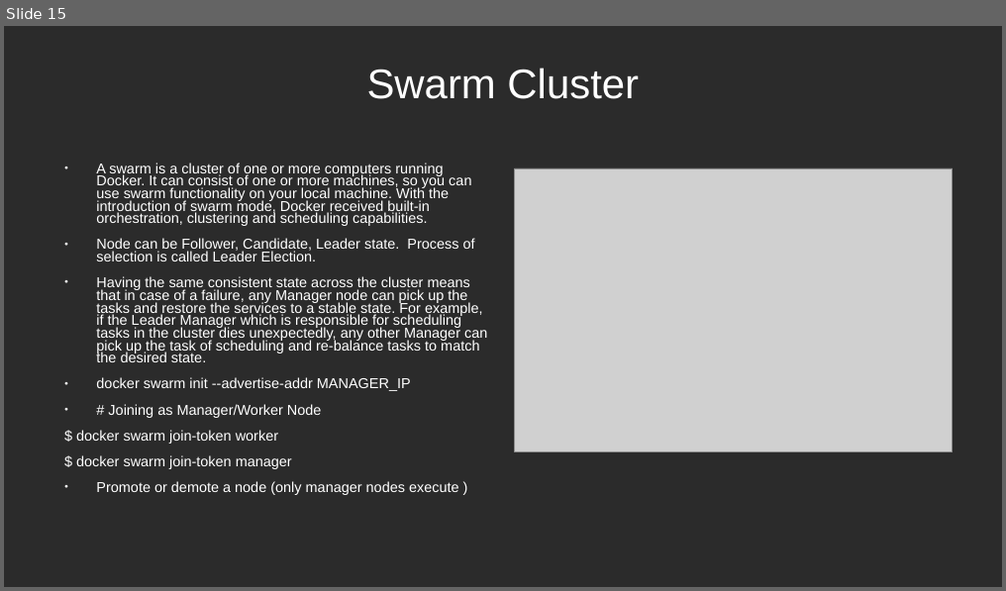
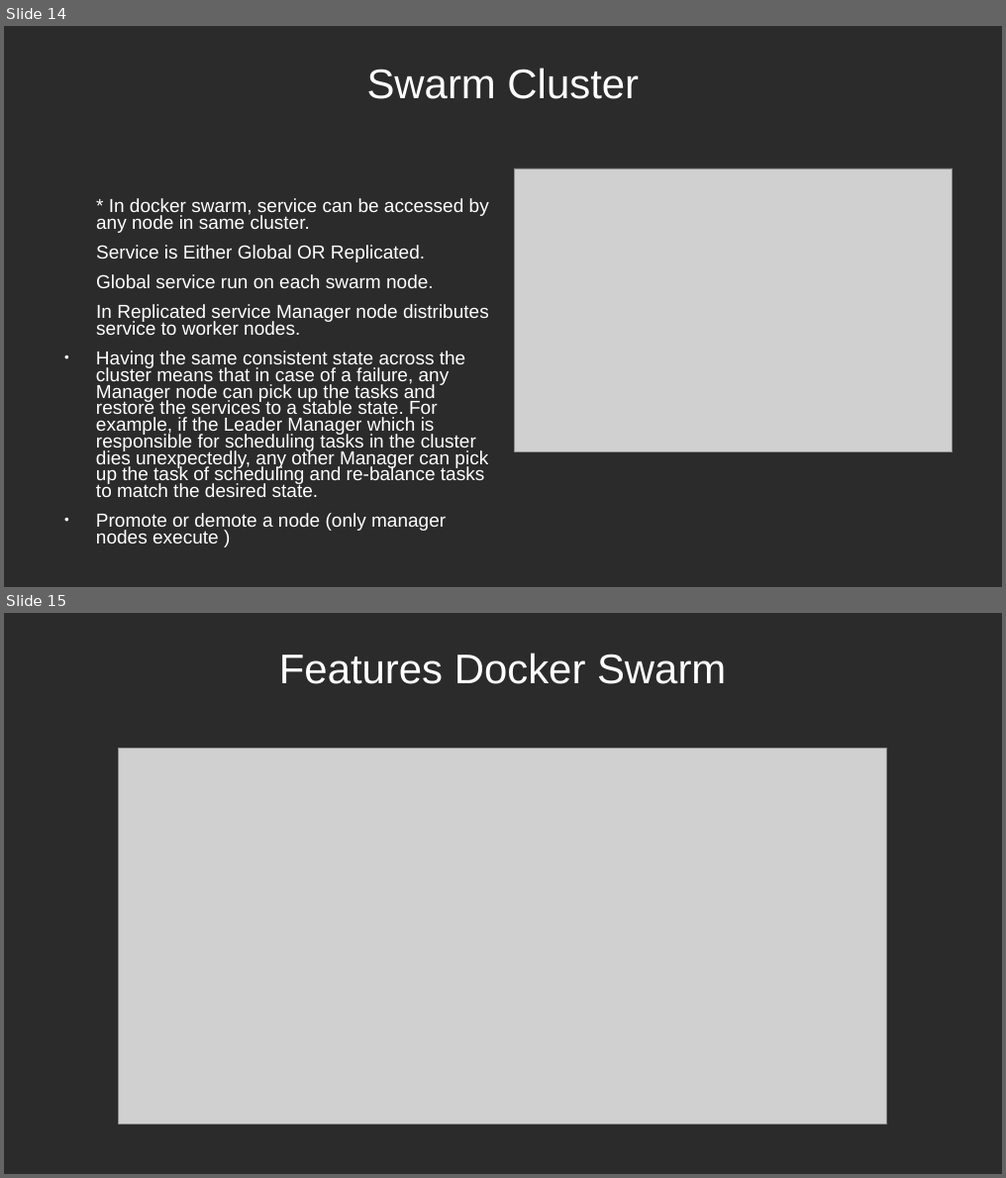
Before and after one commit to samratkapp/docker, a slide deck: PPT.ppt. Shown one above the other, each under a label of ours: slide 15 before the commit, slides 14 and 15 after it. The pictures are 1006x591 and 1006x1178 pixels, drawn with LibreOffice and Linux fonts; fonts in the diff are those of the drawing; grey boxes stand for pictures; background and template pictures are left out; a plain dark background stands for a picture behind light text. Boxes give left, top, right and bottom in pixels: in the first picture for what was removed or moved away, otherwise in the second. Text is boxed around its words. In the diff, an @@ line names an element or a change of style, - is before the commit and + after.

Commit message:
ppt docker

```diff
--- a/PPT.ppt
+++ b/PPT.ppt
@@ slide 15 added at box(4, 613, 1002, 1174), background picture (left out) @@
@@ title added at box(279, 653, 726, 684), 33 pt, text #FFFFFF @@
+Features Docker Swarm
@@ picture added at box(119, 749, 888, 1125) @@
@@ what was slide 15 is now slide 14 @@
@@ slide 14 changed as well @@
@@ text at box(96, 198, 489, 335): text changed; size 11.4 to 15 pt @@
-● A swarm is a cluster of one or more computers running Docker. It can consist of one or more machines, so you can use swarm functionality on your local machine. With the introduction of swarm mode, Docker received built-in orchestration, clustering and scheduling capabilities.
-● Node can be Follower, Candidate, Leader state. Process of selection is called Leader Election.
+* In docker swarm, service can be accessed by any node in same cluster.
+Service is Either Global OR Replicated.
+Global service run on each swarm node.
+In Replicated service Manager node distributes service to worker nodes.
@@ text at box(96, 351, 488, 544): size 11.4 to 15 pt in "Having the same consistent state across the ...", "Promote or demote a node (only manager ..." @@
@@ text at box(76, 377, 411, 470): paragraphs removed @@
-● docker swarm init --advertise-addr MANAGER_IP
-● # Joining as Manager/Worker Node
-$ docker swarm join-token worker
-$ docker swarm join-token manager
```
Also in this commit, not shown: 6 other slides changed, 4 other slides added, 4 slides removed, 2 other files.
